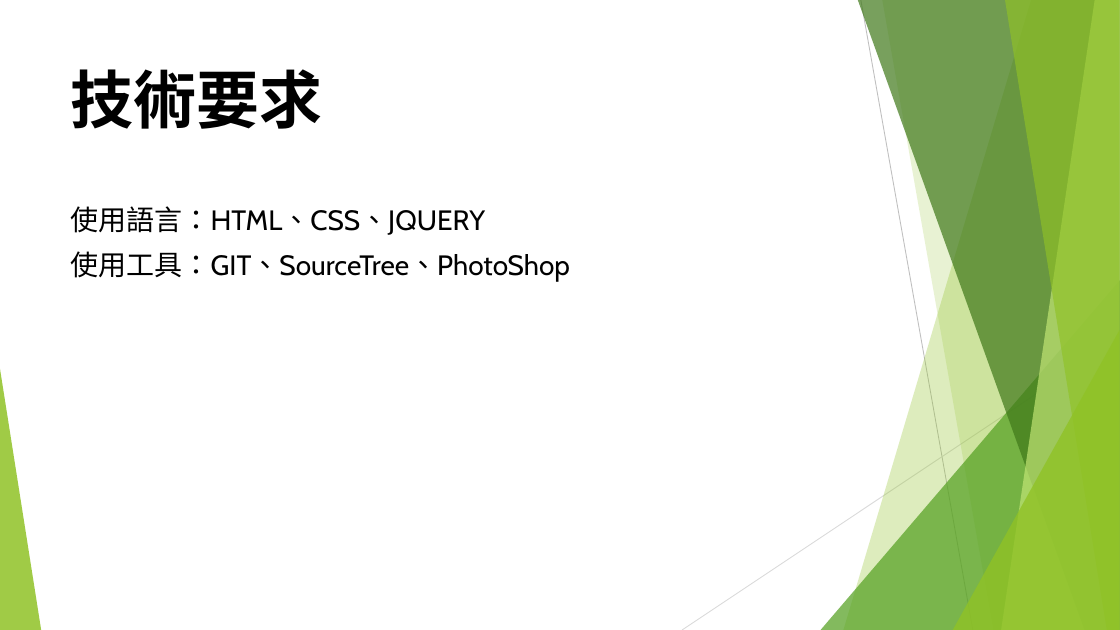
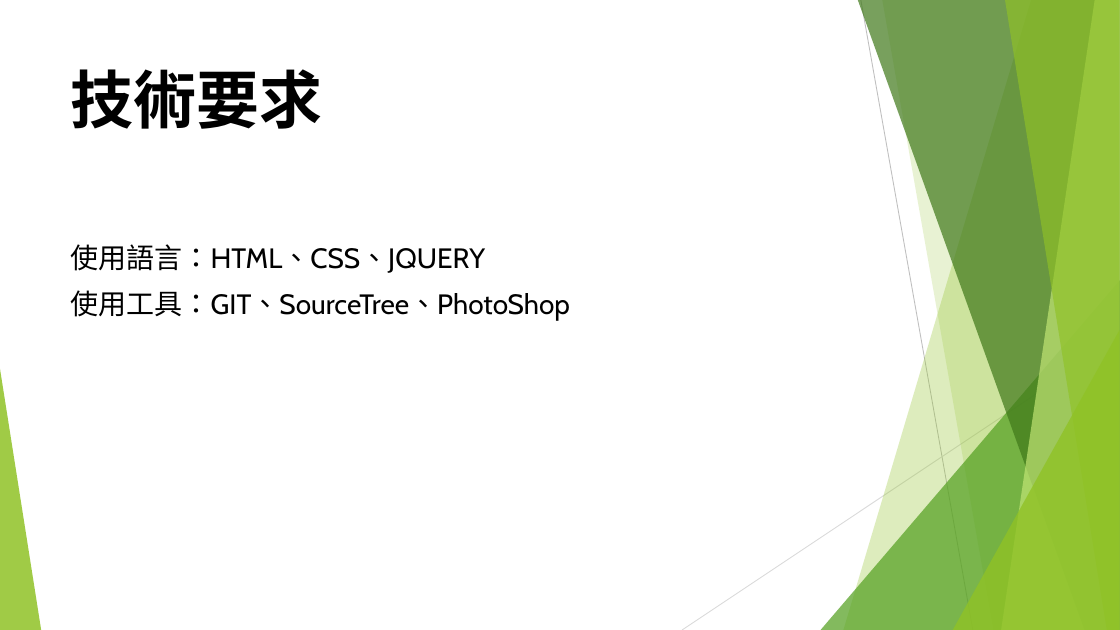
Before and after one commit to johnson0903/F2E-Midterm, a slide deck: slide 3 of midterm-ppt/期中報告.pptx. Drawn at 1120x630 pixels with LibreOffice and Linux fonts; fonts in the diff are those of the drawing. Boxes give left, top, right and bottom in pixels: in the first picture for what was removed or moved away, otherwise in the second. Text is boxed around its words. In the diff, an @@ line names an element or a change of style, - is before the commit and + after.

```diff
--- a/midterm-ppt/期中報告.pptx
+++ b/midterm-ppt/期中報告.pptx
@@ text "使用語言：HTML、CSS、JQUERY": place and size @@
-text "使用語言：HTML、CSS、JQUERY" at [71,206,570,282]
+text "使用語言：HTML、CSS、JQUERY" at [71,244,570,321]
```
Also in this commit, not shown: 6 other slides changed, 40 other files.
